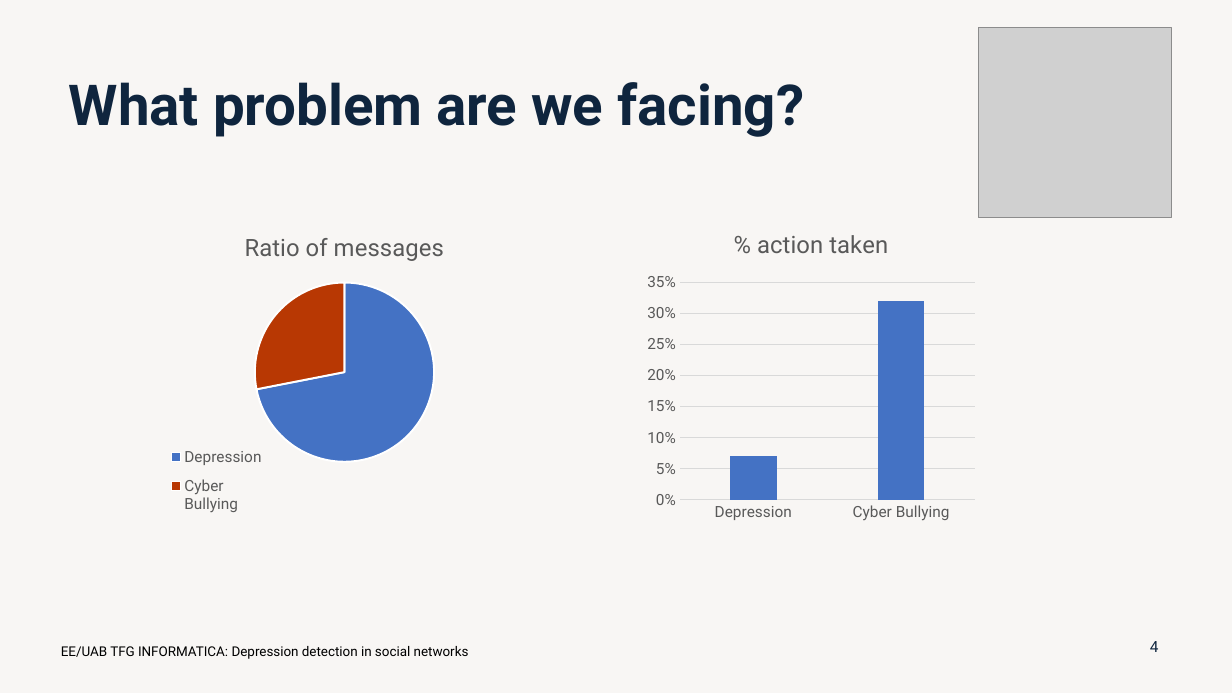
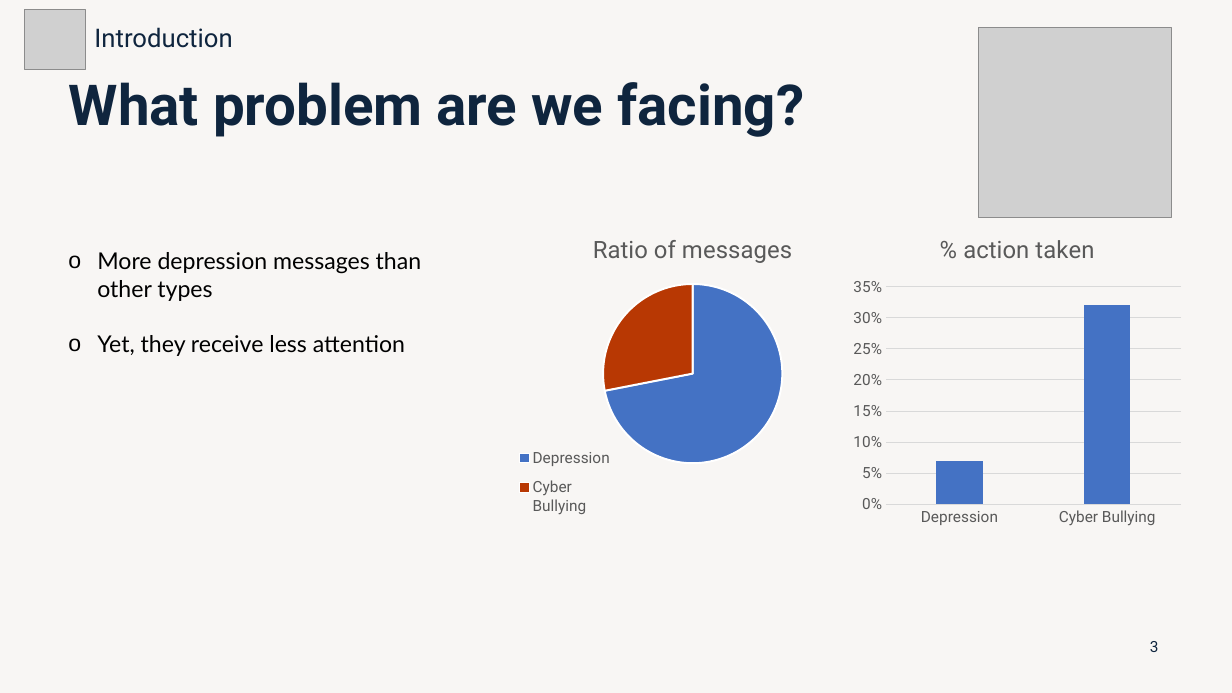
Before and after one commit to marti1999/TFG, a slide deck: slide 3 of informes/entrega final/presentation.pptx (slide 4 before the commit). Drawn at 1232x693 pixels with LibreOffice and Linux fonts; fonts in the diff are those of the drawing; grey boxes stand for pictures. Boxes give left, top, right and bottom in pixels: in the first picture for what was removed or moved away, otherwise in the second. Text is boxed around its words. In the diff, an @@ line names an element or a change of style, - is before the commit and + after.

```diff
--- a/informes/entrega final/presentation.pptx
+++ b/informes/entrega final/presentation.pptx
@@ picture added at [25, 9, 85, 70] @@
@@ text added at [94, 27, 232, 48], 20 pt, text #0F253E @@
+Introduction
@@ pie chart: place and size @@
-pie chart at [157, 216, 531, 525]
+pie chart at [506, 218, 880, 527]
@@ column chart: place and size @@
-column chart at [640, 213, 982, 529]
+column chart at [847, 218, 1188, 533]
@@ text added at [97, 252, 421, 356], 18 pt, text #000000 @@
+o More depression messages than other types
+o Yet, they receive less attention
@@ text removed at [61, 646, 469, 659] @@
-EE/UAB TFG INFORMATICA: Depression detection in social networks
@@ page number at [1150, 641, 1159, 652]: text changed @@
-4
+3
```
Also in this commit, not shown: 13 other slides changed, 11 slides added, 11 slides removed, 1 other file.
